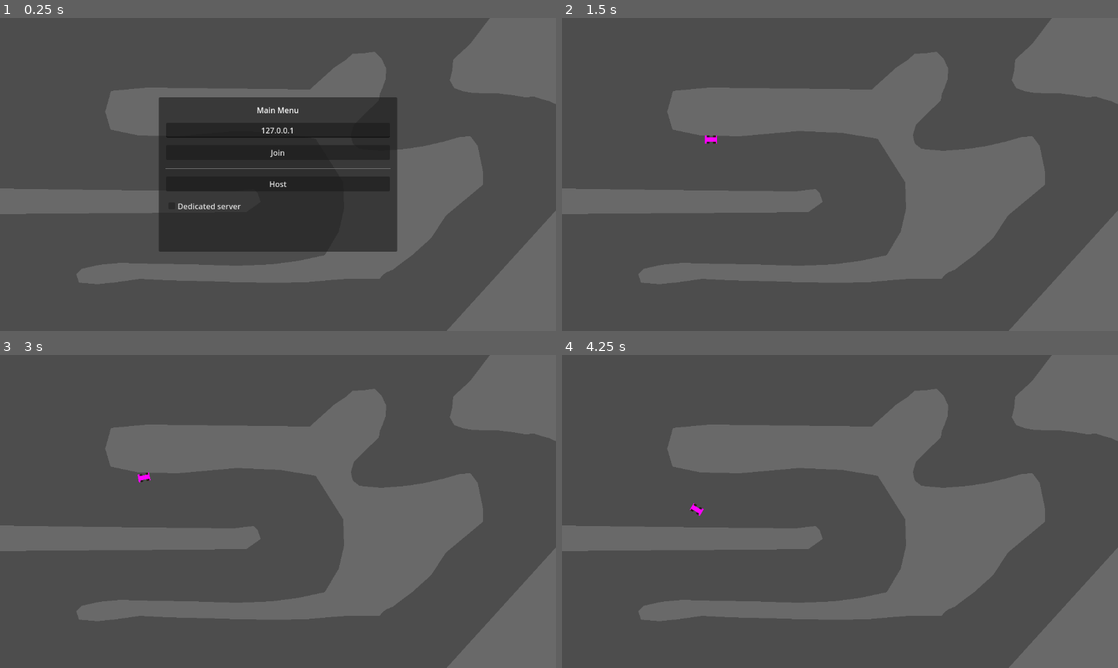
Above: before the commit, frames 1-4 (two rows, left to right).
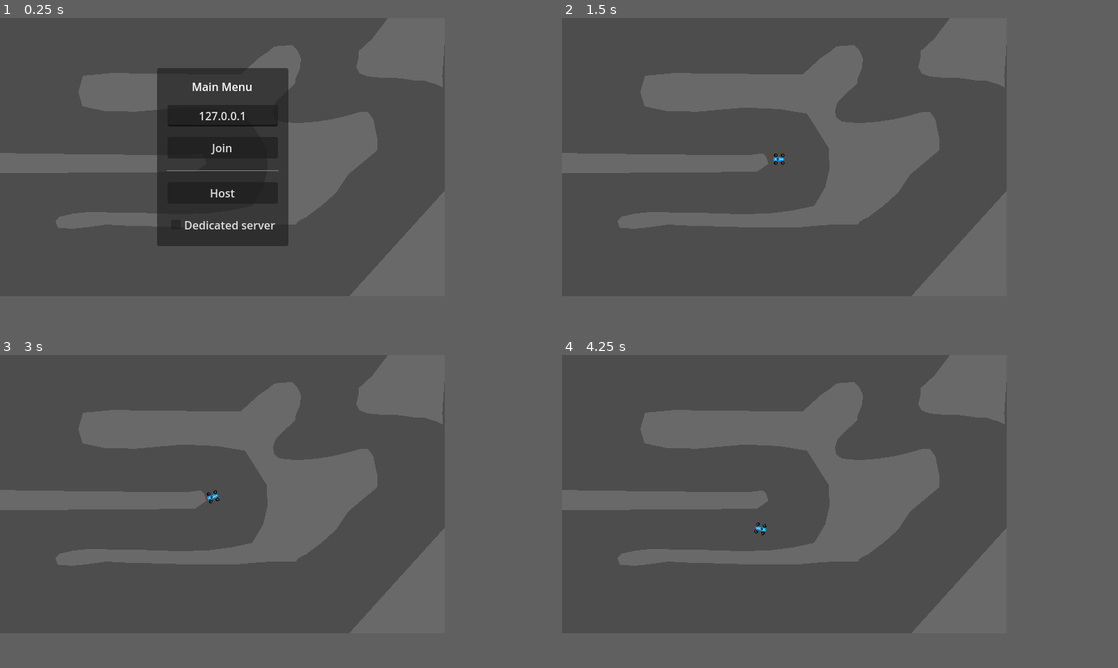
Above: after the commit, the same moments.

Repository: itjope/slide-on-slicks
Game: Godot game, scene res://World.tscn
Two runs of this game, one before a commit and one after it. Both use one fixed random seed, a clock stepped at 60 frames per second and the inputs below.
Inputs:
- Up to frame 1 (0.25 s): no input
- Up to frame 2 (1.5 s): tap Enter at 0.5 s; hold Right (steerRight) 0.53-1.25 s; hold Down (break) 0.53-1.25 s; click "Host" at 1.25 s
- Up to frame 3 (3 s): tap Space (kryckan) at 2, 2.1 s; hold Left (steerLeft) 2.03-2.78 s; tap Enter at 2.75 s; hold Right (steerRight) from 2.78 s (still down); hold Down (break) from 2.78 s (still down)
- Up to frame 4 (4.25 s): release Right (steerRight) at 3.53 s; release Down (break) at 3.53 s; hold Up (accelerate) from 3.53 s (still down); tap Space (kryckan) at 3.6 s
In our replay, the window is 800x450 before the commit and 640x400 after it. These sizes can differ from the game's own. Grey fills any space a smaller window leaves; there, only what the larger window draws over its background counts as a difference.

The runs differ from the first frame. In frame 1, 35% of the frame differs, in the area x 0-100%, y 0-100%; in frame 2, 39%; in frame 3, 39%; in frame 4, 39%.

Commit message:
WIP: pixels

Diff:
--- a/Car.gd
+++ b/Car.gd
@@ -1,6 +1,6 @@
 extends CharacterBody2D
 
-var wheel_base = 25
+var wheel_base = 16
 
 var steering_angle_default = 30
 var steering_angle_during_kryckan = 27
@@ -25,10 +25,6 @@
 	if not is_multiplayer_authority(): return
 	set_motion_mode(CharacterBody2D.MOTION_MODE_FLOATING)
 	set_floor_snap_length(0.0)
-
-
-func _process(delta):
-	pass
 
 func apply_friction():
 	if velocity.length() < 5:
--- a/World.tscn
+++ b/World.tscn
@@ -9,7 +9,7 @@
 size = Vector2(1150, 27)
 
 [sub_resource type="RectangleShape2D" id="RectangleShape2D_v6y4e"]
-size = Vector2(33.5, 676)
+size = Vector2(33.5, 442)
 
 [sub_resource type="RectangleShape2D" id="RectangleShape2D_4osci"]
 size = Vector2(1218, 30)
@@ -28,43 +28,53 @@
 shape = SubResource("RectangleShape2D_l2row")
 
 [node name="CollisionShape2D3" type="CollisionShape2D" parent="StaticBody2D"]
-position = Vector2(1166.25, 310)
+position = Vector2(656, 179)
 shape = SubResource("RectangleShape2D_v6y4e")
 
 [node name="CollisionShape2D4" type="CollisionShape2D" parent="StaticBody2D"]
-position = Vector2(574, 663)
+position = Vector2(553, 415)
 shape = SubResource("RectangleShape2D_4osci")
 
 [node name="StaticBody2D2" type="StaticBody2D" parent="."]
 
 [node name="Polygon2D" type="Polygon2D" parent="StaticBody2D2"]
 position = Vector2(-16, 0)
+scale = Vector2(0.55, 0.55)
 color = Color(0.415686, 0.415686, 0.415686, 1)
 polygon = PackedVector2Array(654, 148, 321, 144, 246, 151, 234, 194, 245, 231, 302, 243, 383, 245, 507, 234, 597, 238,  …(608 unchanged characters)…
 
 [node name="Polygon2D2" type="Polygon2D" parent="StaticBody2D2"]
+scale = Vector2(0.55, 0.55)
 color = Color(0.415686, 0.415686, 0.415686, 1)
 polygon = PackedVector2Array(206, 356, -6, 353, -11, 406, 510, 402, 540, 381, 534, 362, 525, 354, 484, 359)
 
 [node name="Polygon2D3" type="Polygon2D" parent="StaticBody2D2"]
+position = Vector2(1, 35)
+scale = Vector2(0.55, 0.55)
 color = Color(0.415686, 0.415686, 0.415686, 1)
-polygon = PackedVector2Array(916, 658, 1163, 386, 1161, 663)
+polygon = PackedVector2Array(901.818, 674.545, 1163, 386, 1161, 663)
 
 [node name="Polygon2D4" type="Polygon2D" parent="StaticBody2D2"]
+scale = Vector2(0.55, 0.55)
 color = Color(0.415686, 0.415686, 0.415686, 1)
 polygon = PackedVector2Array(1018, -4, 974, 54, 939, 86, 937, 109, 932, 129, 941, 145, 960, 152, 979, 155, 1006, 156, 1031, 156, 1064, 160, 1087, 164, 1107, 163, 1126, 169, 1138, 172, 1159, 182, 1157, 153, 1168, -3)
 
 [node name="Polygon2D5" type="CollisionPolygon2D" parent="StaticBody2D2"]
 position = Vector2(-16, 0)
+scale = Vector2(0.55, 0.55)
 polygon = PackedVector2Array(654, 148, 321, 144, 246, 151, 234, 194, 245, 231, 302, 243, 383, 245, 507, 234, 597, 238,  …(608 unchanged characters)…
 
 [node name="Polygon2D6" type="CollisionPolygon2D" parent="StaticBody2D2"]
+scale = Vector2(0.55, 0.55)
 polygon = PackedVector2Array(206, 356, -6, 353, -11, 406, 510, 402, 540, 381, 534, 362, 525, 354, 484, 359)
 
 [node name="Polygon2D7" type="CollisionPolygon2D" parent="StaticBody2D2"]
-polygon = PackedVector2Array(916, 658, 1163, 386, 1161, 663)
+position = Vector2(-1, 34)
+scale = Vector2(0.55, 0.55)
+polygon = PackedVector2Array(920, 670.909, 1163, 386, 1161, 663)
 
 [node name="Polygon2D8" type="CollisionPolygon2D" parent="StaticBody2D2"]
+scale = Vector2(0.55, 0.55)
 polygon = PackedVector2Array(1018, -4, 974, 54, 939, 86, 937, 109, 932, 129, 941, 145, 960, 152, 979, 155, 1006, 156, 1031, 156, 1064, 160, 1087, 164, 1107, 163, 1126, 169, 1138, 172, 1159, 182, 1157, 153, 1168, -3)
 
 [node name="CanvasLayer" type="CanvasLayer" parent="."]
--- a/car2.svg
+++ /dev/null
@@ -1,125 +0,0 @@
-<?xml version="1.0" encoding="UTF-8" standalone="no"?>
-<svg
-   xmlns:dc="http://purl.org/dc/elements/1.1/"
-   xmlns:cc="http://creativecommons.org/ns#"
-   xmlns:rdf="http://www.w3.org/1999/02/22-rdf-syntax-ns#"
-   xmlns:svg="http://www.w3.org/2000/svg"
-   xmlns="http://www.w3.org/2000/svg"
-   id="svg8"
-   version="1.1"
-   viewBox="0 0 96 138"
-   height="138mm"
-   width="96mm">
-  <defs
-     id="defs2" />
-  <metadata
-     id="metadata5">
-    <rdf:RDF>
-      <cc:Work
-         rdf:about="">
-        <dc:format>image/svg+xml</dc:format>
-        <dc:type
-           rdf:resource="http://purl.org/dc/dcmitype/StillImage" />
-        <dc:title></dc:title>
-      </cc:Work>
-    </rdf:RDF>
-  </metadata>
-  <g
-     id="layer1">
-    <rect
-       y="0"
-       x="21.166666"
-       height="137.58333"
-       width="52.916664"
-       id="rect40"
-       style="fill:#ff00ff;stroke-width:0.264583" />
-    <rect
-       ry="1.0172526e-05"
-       y="116.41666"
-       x="0"
-       height="21.166666"
-       width="95.25"
-       id="rect42"
-       style="fill:#ff00ff;stroke-width:0.264583" />
-    <rect
-       ry="1.0172515e-05"
-       y="84.666664"
-       x="0"
-       height="31.75"
-       width="21.166666"
-       id="rect44"
-       style="fill:#241c1c;stroke-width:0.264583" />
-    <rect
-       ry="1.0172515e-05"
-       y="84.666664"
-       x="74.083336"
-       height="31.75"
-       width="21.166666"
-       id="rect46"
-       style="fill:#241c1c;stroke-width:0.264583" />
-    <rect
-       ry="1.0172515e-05"
-       y="10.583333"
-       x="74.083336"
-       height="31.75"
-       width="10.583333"
-       id="rect48"
-       style="fill:#241c1c;stroke-width:0.264583" />
-    <rect
-       ry="1.0172515e-05"
-       y="10.583333"
-       x="10.583333"
-       height="31.75"
-       width="10.583333"
-       id="rect50"
-       style="fill:#241c1c;stroke-width:0.264583" />
-    <rect
-       ry="1.0172515e-05"
-       y="0"
-       x="0"
-       height="10.583333"
-       width="95.25"
-       id="rect54"
-       style="fill:#ff00ff;stroke-width:0.264583" />
-    <rect
-       ry="1.0172515e-05"
-       y="10.583333"
-       x="0"
-       height="10.583333"
-       width="95.25"
-       id="rect56"
-       style="fill:#ff00ff;stroke-width:0.264583" />
-    <rect
-       ry="1.0172515e-05"
-       y="21.166666"
-       x="0"
-       height="21.166666"
-       width="21.166666"
-       id="rect58"
-       style="fill:#28170b;stroke-width:0.264583" />
-    <rect
-       ry="1.0172515e-05"
-       y="21.166666"
-       x="74.083336"
-       height="21.166666"
-       width="21.166666"
-       id="rect60"
-       style="fill:#28170b;stroke-width:0.264583" />
-    <rect
-       ry="1.0172515e-05"
-       y="10.583333"
-       x="0"
-       height="10.583333"
-       width="21.166666"
-       id="rect62"
-       style="fill:#28170b;stroke-width:0.264583" />
-    <rect
-       ry="1.0172515e-05"
-       y="10.583333"
-       x="74.083336"
-       height="10.583333"
-       width="21.166666"
-       id="rect64"
-       style="fill:#28170b;stroke-width:0.264583" />
-  </g>
-</svg>
--- a/player.tscn
+++ b/player.tscn
@@ -2,11 +2,11 @@
 
 [ext_resource type="Script" path="res://car.gd" id="1_ttov1"]
 [ext_resource type="Script" path="res://addons/smoothing/smoothing_2d.gd" id="2_4674m"]
-[ext_resource type="Texture2D" uid="uid://bvuudps3hvgpt" path="res://car2.svg" id="3_a2g8y"]
+[ext_resource type="Texture2D" uid="uid://bsrxijrgft7ev" path="res://SlimCar16Blue.png" id="3_vxi5v"]
 
 [sub_resource type="CapsuleShape2D" id="CapsuleShape2D_yvsxi"]
 radius = 8.0
-height = 30.5
+height = 20.0
 
 [sub_resource type="SceneReplicationConfig" id="SceneReplicationConfig_ks71c"]
 properties/0/path = NodePath(".:position")
@@ -20,7 +20,7 @@
 animations = [{
 "frames": [{
 "duration": 1.0,
-"texture": ExtResource("3_a2g8y")
+"texture": ExtResource("3_vxi5v")
 }],
 "loop": true,
 "name": &"idle",
@@ -29,12 +29,11 @@
 
 [node name="CharacterBody2D" type="CharacterBody2D"]
 visibility_layer = 2
-position = Vector2(315, 202)
+position = Vector2(312, 203)
 motion_mode = 1
 script = ExtResource("1_ttov1")
 
 [node name="CollisionShape2D" type="CollisionShape2D" parent="."]
-position = Vector2(-5.75, 4)
 rotation = 1.5708
 shape = SubResource("CapsuleShape2D_yvsxi")
 
@@ -46,8 +45,7 @@
 flags = 7
 
 [node name="AnimatedSprite2D" type="AnimatedSprite2D" parent="Smoothing2D"]
-position = Vector2(-5.59699, 3.78404)
+position = Vector2(7.62939e-06, 0)
 rotation = 1.5708
-scale = Vector2(0.0455645, 0.0468663)
 sprite_frames = SubResource("SpriteFrames_t4c1a")
 animation = &"idle"
--- a/project.godot
+++ b/project.godot
@@ -17,10 +17,9 @@
 
 [display]
 
-window/size/viewport_width=2304
-window/size/viewport_height=1296
+window/size/viewport_width=640
+window/size/viewport_height=400
 window/stretch/mode="viewport"
-window/stretch/scale=2.0
 
 [editor_plugins]
 
@@ -62,3 +61,5 @@
 [rendering]
 
 textures/vram_compression/import_s3tc_bptc=true
+2d/snap/snap_2d_transforms_to_pixel=true
+textures/canvas_textures/default_texture_filter=0
Binary file added: SlimCar16Blue.png
Not shown, changed: SlimCar16Blue.png.import
Binary file removed: car1.png
Binary file added: car2.png
Not shown, changed: car2.png.import
Not shown, changed: export_presets.cfg
